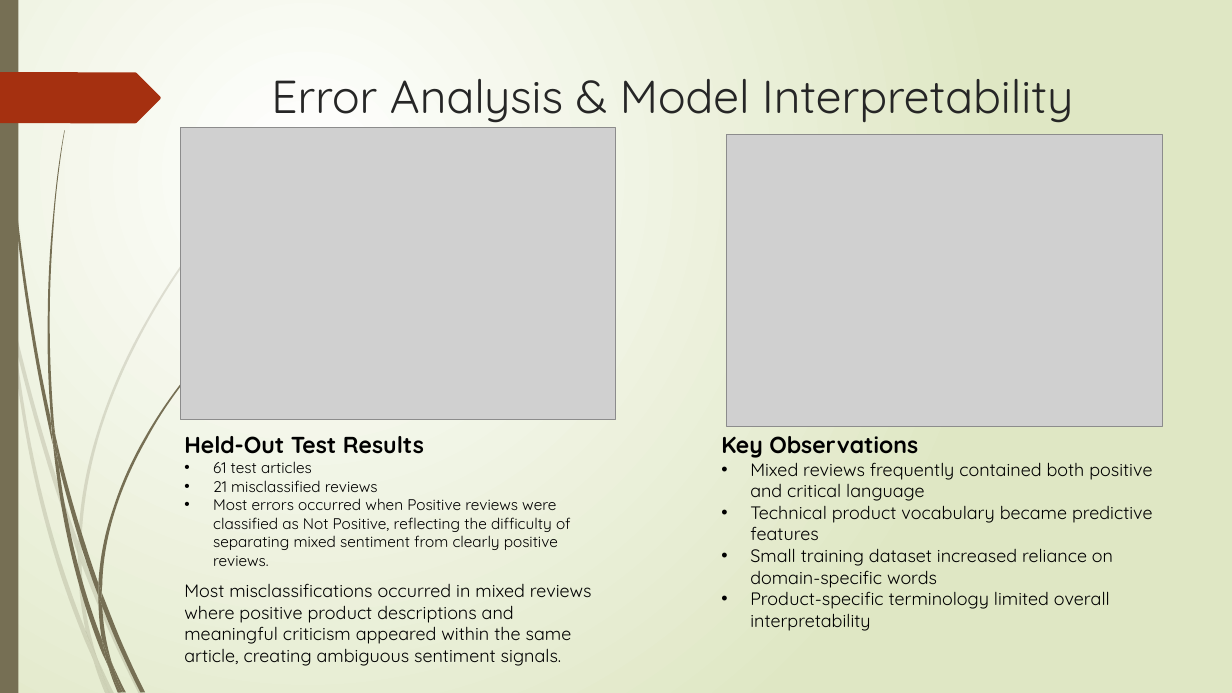
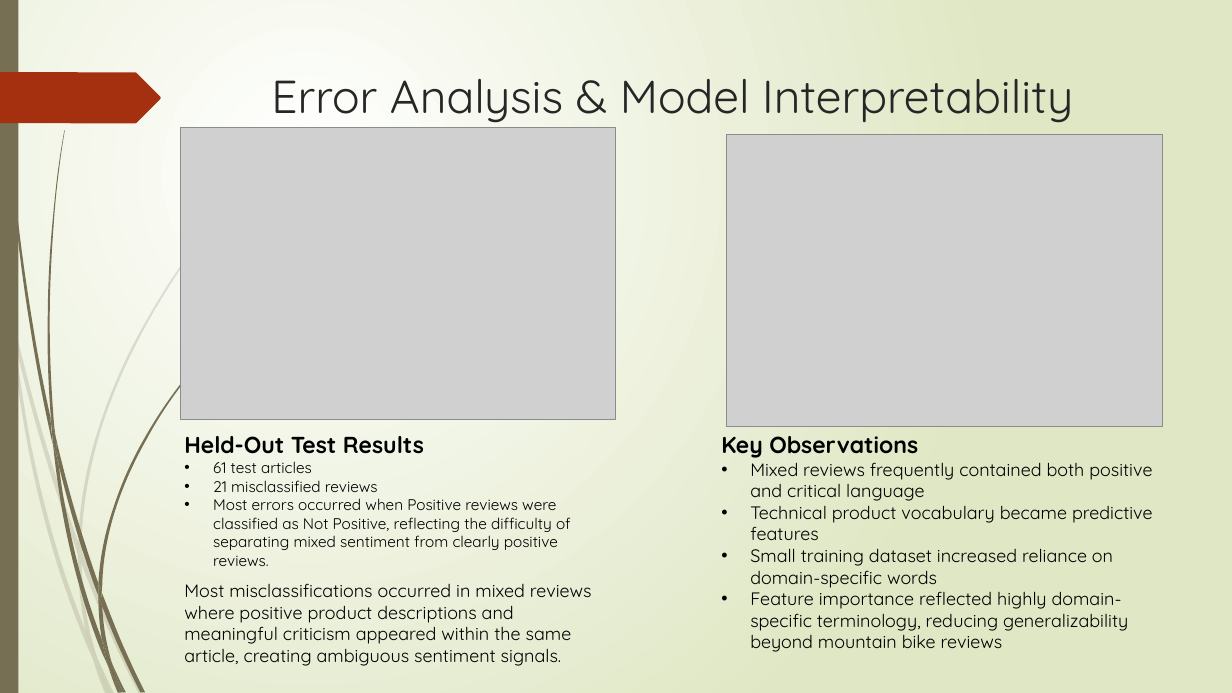
Before and after one commit to Austin-Engstrom/capstone-ds785, a slide deck: slide 8 of project_documents/DS785_Presentation4.pptx. Drawn at 1232x693 pixels with LibreOffice and Linux fonts; fonts in the diff are those of the drawing; grey boxes stand for pictures. Boxes give left, top, right and bottom in pixels: in the first picture for what was removed or moved away, otherwise in the second. Text is boxed around its words. In the diff, an @@ line names an element or a change of style, - is before the commit and + after.

```diff
--- a/project_documents/DS785_Presentation4.pptx
+++ b/project_documents/DS785_Presentation4.pptx
@@ text at [750, 586, 1128, 652]: text changed @@
-• Product-specific terminology limited overall interpretability
+• Feature importance reflected highly domain-specific terminology, reducing generalizability beyond mountain bike reviews
```
Also in this commit, not shown: 2 other slides changed.
